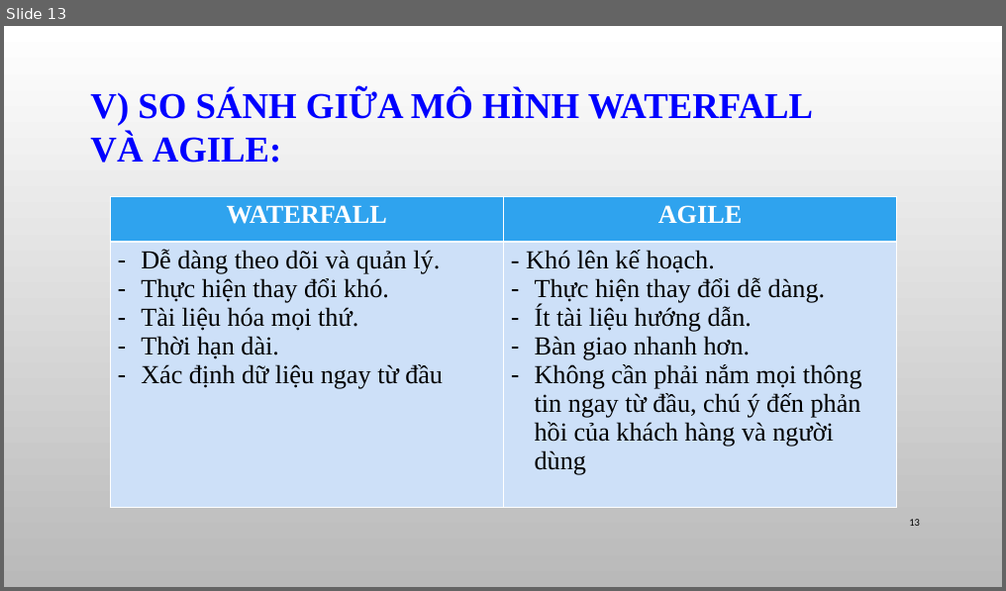
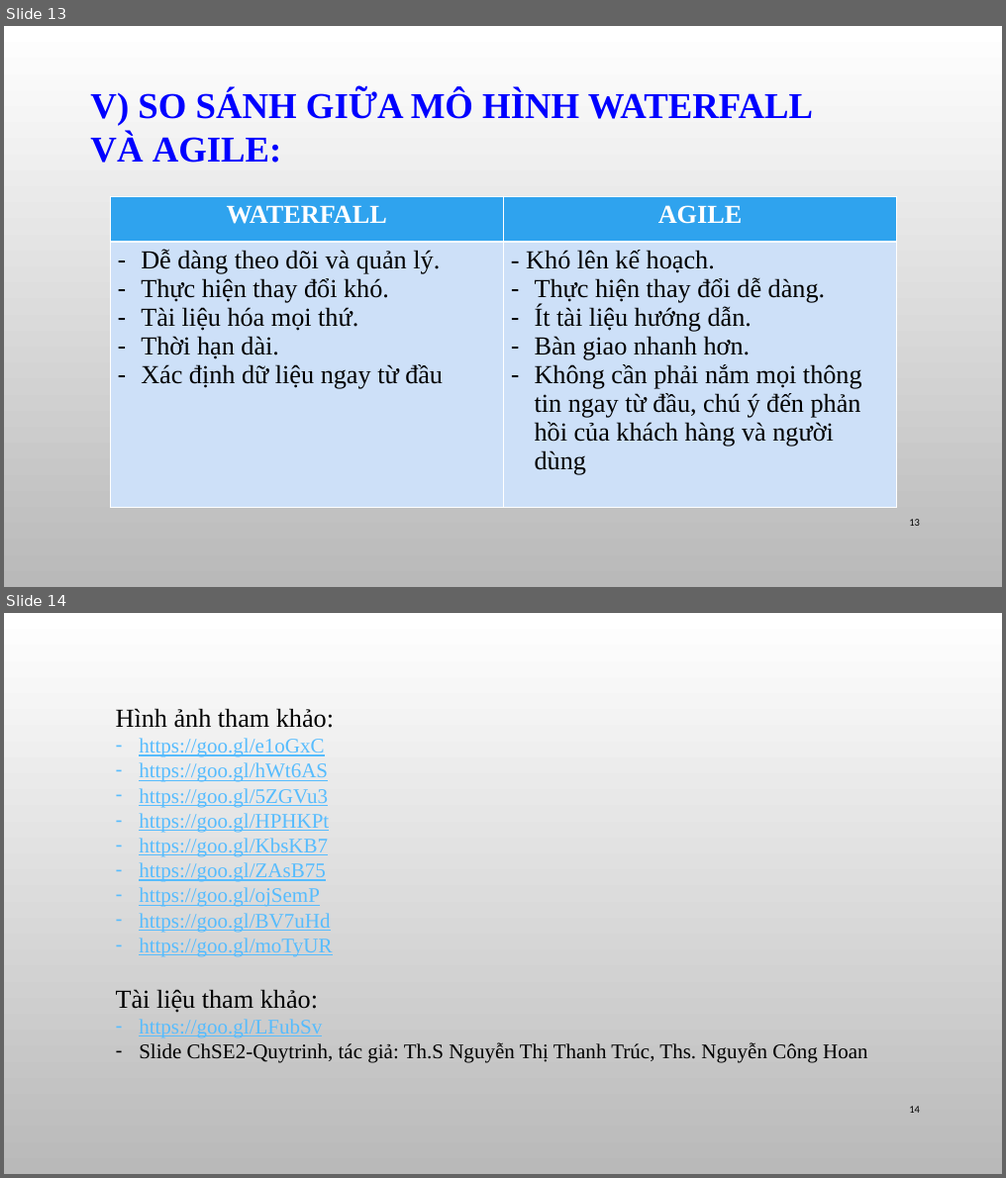
Before and after one commit to helloworldnmcnpm/studentmanagermentprogram, a slide deck: SEMINAR/Seminar.pptx. Shown one above the other, each under a label of ours: slide 13 before the commit, slides 13 and 14 after it. The pictures are 1006x591 and 1006x1178 pixels, drawn with LibreOffice and Linux fonts; fonts in the diff are those of the drawing; background and template pictures are left out. Boxes give left, top, right and bottom in pixels: in the first picture for what was removed or moved away, otherwise in the second. Text is boxed around its words. In the diff, an @@ line names an element or a change of style, - is before the commit and + after.

Commit message:
Thêm link tài liệu tham khảo

```diff
--- a/SEMINAR/Seminar.pptx
+++ b/SEMINAR/Seminar.pptx
@@ slide 14 added at box(4, 613, 1002, 1174), background picture (left out) @@
@@ text added at box(116, 708, 868, 1063), 20 pt, text #56BCFE, underline @@
+Hình ảnh tham khảo:
+– https://goo.gl/e1oGxC
+– https://goo.gl/hWt6AS
+– https://goo.gl/5ZGVu3
+– https://goo.gl/HPHKPt
+– https://goo.gl/KbsKB7
+– https://goo.gl/ZAsB75
+– https://goo.gl/ojSemP
+– https://goo.gl/BV7uHd
+– https://goo.gl/moTyUR
+Tài liệu tham khảo:
+– https://goo.gl/LFubSv
+– Slide ChSE2-Quytrinh, tác giả: Th.S Nguyễn Thị Thanh Trúc, Ths. Nguyễn Công Hoan
@@ page number added at box(909, 1106, 920, 1113), 10 pt, text #000000 @@
+14
```
Also in this commit, not shown: 6 slides changed.
